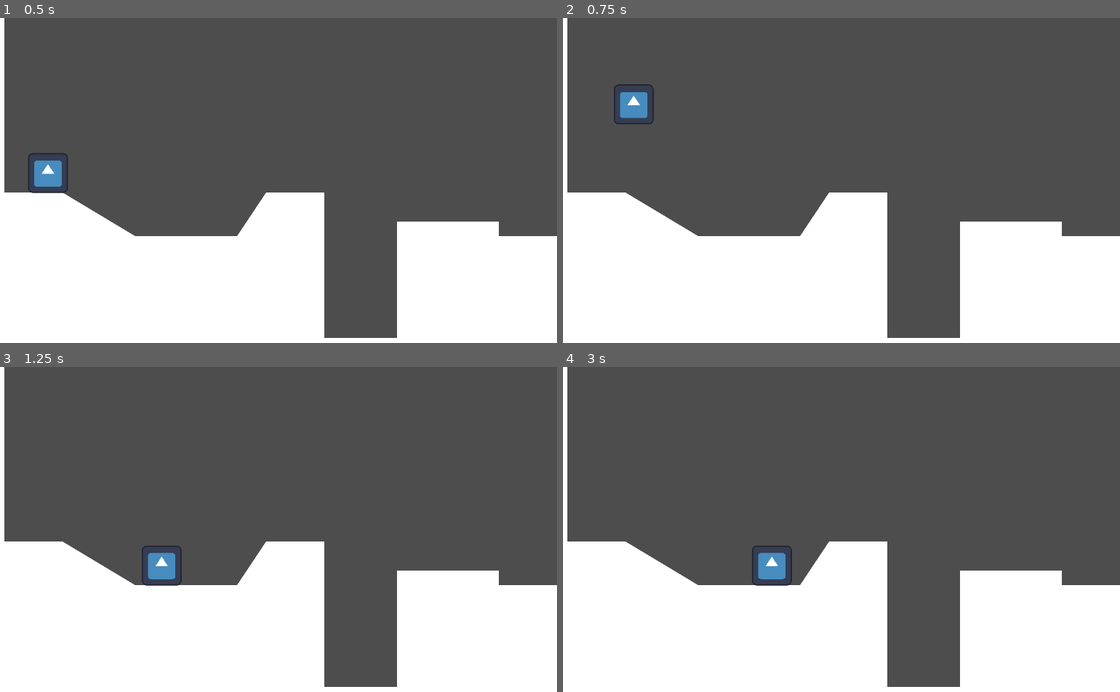
Above: before the commit, frames 1-4 (two rows, left to right).
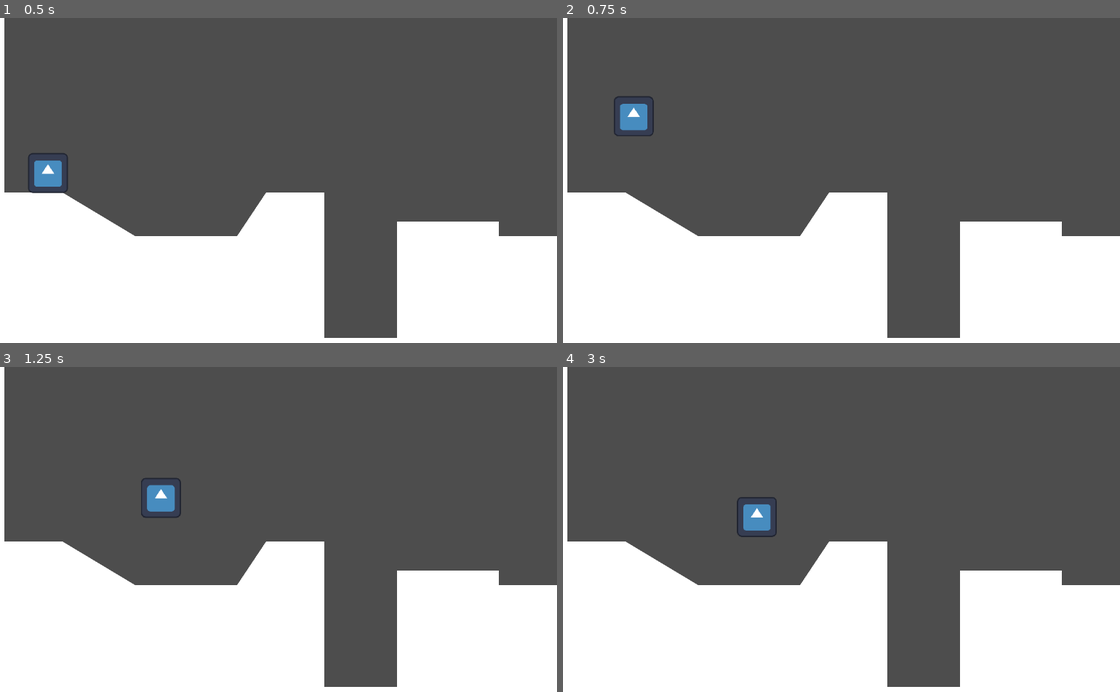
Above: after the commit, the same moments.

Repository: GreyCDevs/platformer-godot-practice
Game: Godot game, scene res://Scenes/world/world.tscn
The game is run twice, just before and just after one commit, with the same random seed, the same clock (stepped at 60 frames per second) and the same inputs. The engine's default icon, where the game draws it, is replaced by a stand-in: a white triangle on a blue panel in a dark square.
Inputs:
- Up to frame 1 (0.5 s): no input
- Up to frame 2 (0.75 s): tap Enter (ui_accept) at 0.5, 0.6 s; hold Right (ui_right) from 0.53 s (still down)
- Up to frame 3 (1.25 s): keep holding Right (ui_right); tap Enter (ui_accept) at 0.77, 1.07 s
- Up to frame 4 (3 s): tap Enter (ui_accept) at 1.35, 1.52, 1.82, 2.1, 2.85 s; release Right (ui_right) at 2.03 s; hold Left (ui_left) 2.03-2.78 s; hold Right (ui_right) from 2.78 s (still down)

Frame 1 is identical in both runs. In frame 2, 0.5% of the frame differs, in the area x 9-17%, y 20-37%; in frame 3, 1.1%, in the area x 25-33%, y 34-68%; in frame 4, 1.1%.

Commit message:
add small jump

Diff:
--- a/Scenes/player/player.gd
+++ b/Scenes/player/player.gd
@@ -22,7 +22,7 @@
 
 func handle_jump() -> void:
 	if not is_on_floor():
-		if Input.is_action_just_released("ui_accept") and velocity.y < 0:
+		if Input.is_action_just_released("ui_accept") and velocity.y < JUMP_VELOCITY / 2:
 			velocity.y = JUMP_VELOCITY / 2
 	else:
 		if Input.is_action_just_pressed("ui_accept"):
